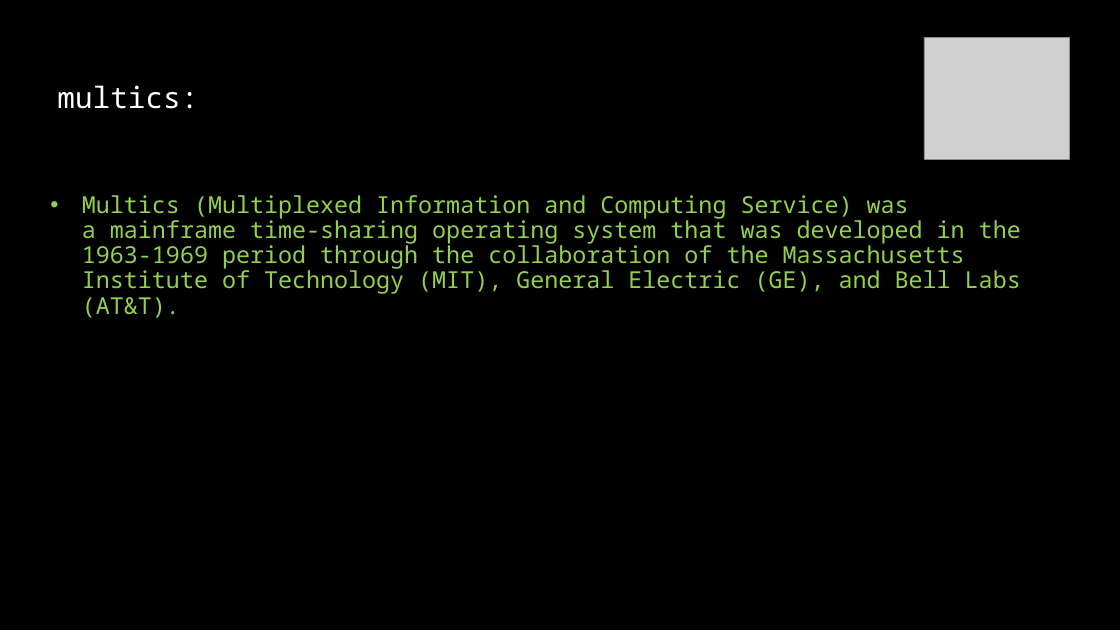
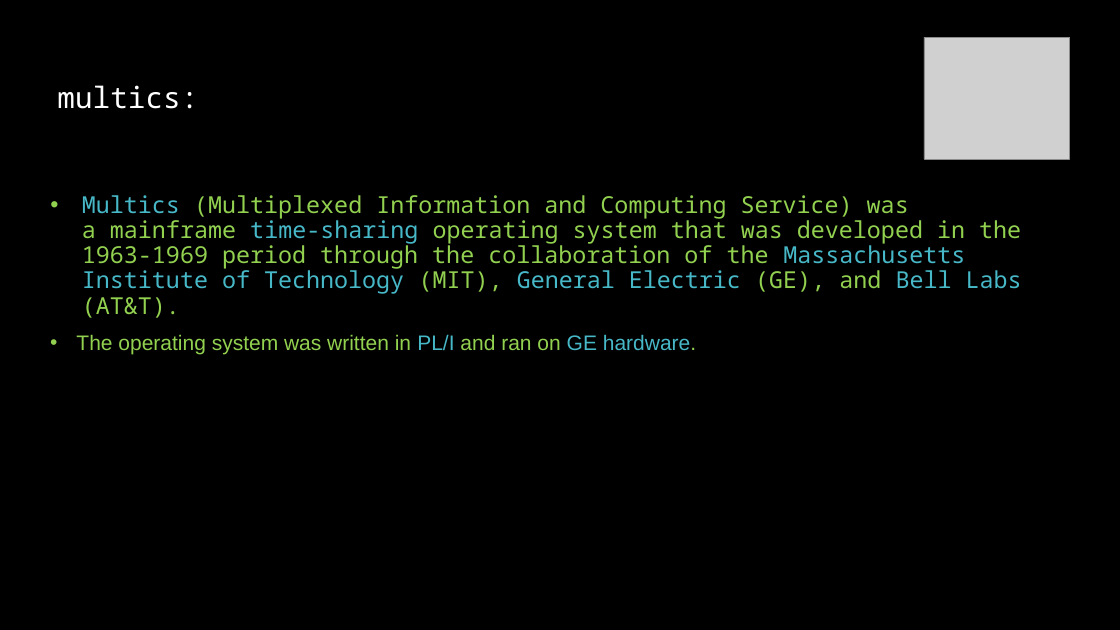
Before and after one commit to linuxfestival/introduction-to-linux-resources, a slide deck: slide 5 of amirkabir_linux_festival.pptx (slide 4 before the commit). Drawn at 1120x630 pixels with LibreOffice and Linux fonts; fonts in the diff are those of the drawing; grey boxes stand for pictures. Boxes give left, top, right and bottom in pixels: in the first picture for what was removed or moved away, otherwise in the second. Text is boxed around its words. In the diff, an @@ line names an element or a change of style, - is before the commit and + after.

```diff
--- a/amirkabir_linux_festival.pptx
+++ b/amirkabir_linux_festival.pptx
@@ text "Multics (Multiplexed Information and Computing ..." at <box>82,195,1022,318</box>: text colour #92D050 to #47B8C7 in "Multics time-sharing Massachusetts Institute of Technology G ..." @@
@@ text added at <box>76,334,696,354</box>, 18 pt, text #92D050 @@
+• The operating system was written in PL/I and ran on GE hardware.
```
Also in this commit, not shown: 4 other slides changed, 2 slides added, 1 slide removed.
